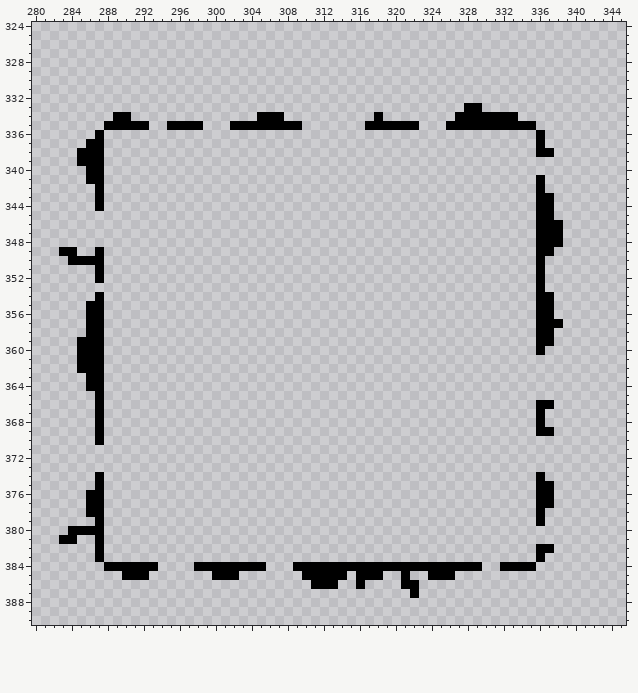
File history of a pixel-art file, core/assets/ase/biome_gen_1.ase. Above, as it was before the edit.
512x512 pixels, 1 frame. Shown: x 280..345, y 324..390.
After the commit:
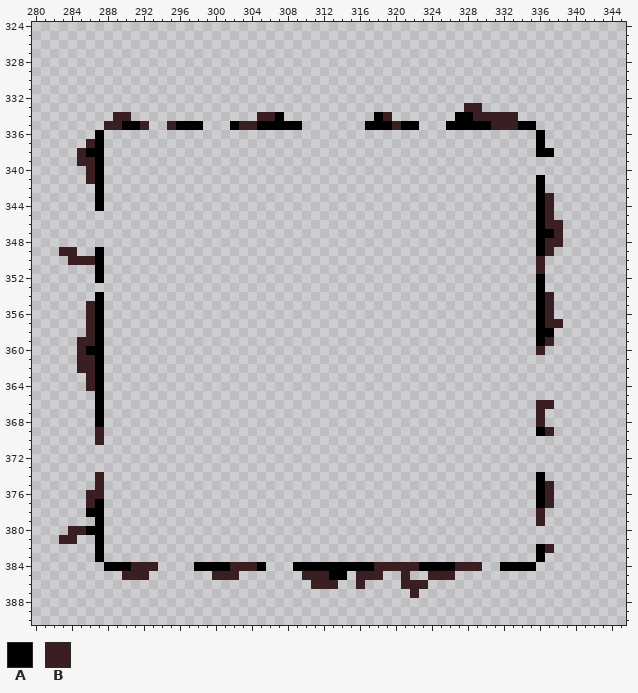
Palette (. is transparent): A #000000  B #391f21
Diff:
Layer "patterns":
The edit adds colour B in row 334 at x 319; in row 386 at x 323.
Colour A gives way to colour B in row 333 at x 328 to 329; in row 334 at x 289 to 290, 305 to 306 and 329 to 333; in row 335 at x 288 to 289, 292, 295, 303 to 304, 320 and 331 to 333; in row 337 at x 286; in row 338 at x 285; in row 339 at x 285 to 286.
Colour A gives way to colour B in rows 340 to 341 at x 286; in rows 343 to 345 at x 337; in row 346 at x 337 to 338; in row 347 at x 338; in row 348 at x 337 to 338; in row 349 at x 283 to 284 and 337.
Colour A gives way to colour B in row 350 at x 284 to 286 and 336; in row 351 at x 336; in row 354 at x 337; in rows 355 to 356 at x 286 and 337; in row 357 at x 286 and 337 to 338; in row 358 at x 286.
Colour A gives way to colour B in row 359 at x 285 to 286 and 337; in row 360 at x 285 and 336; in rows 361 to 362 at x 285 to 286; in rows 363 to 364 at x 286; in row 366 at x 336 to 337; in rows 367 to 368 at x 336.
Colour A gives way to colour B in row 369 at x 287 and 337; in row 370 at x 287; in row 374 at x 287; in row 375 at x 287 and 337; in row 376 at x 286 to 287 and 337; in row 377 at x 286 and 337.
Colour A gives way to colour B in rows 378 to 379 at x 336; in row 380 at x 284 to 285; in row 381 at x 283 to 284; in row 382 at x 337; in row 384 at x 291 to 293, 302 to 304, 318 to 322 and 327 to 329; in row 385 at x 290 to 292, 300 to 302, 310 to 312, 316 to 318, 321 and 324 to 326.
Colour A gives way to colour B in row 386 at x 311 to 313, 316 and 321 to 322; in row 387 at x 322.
